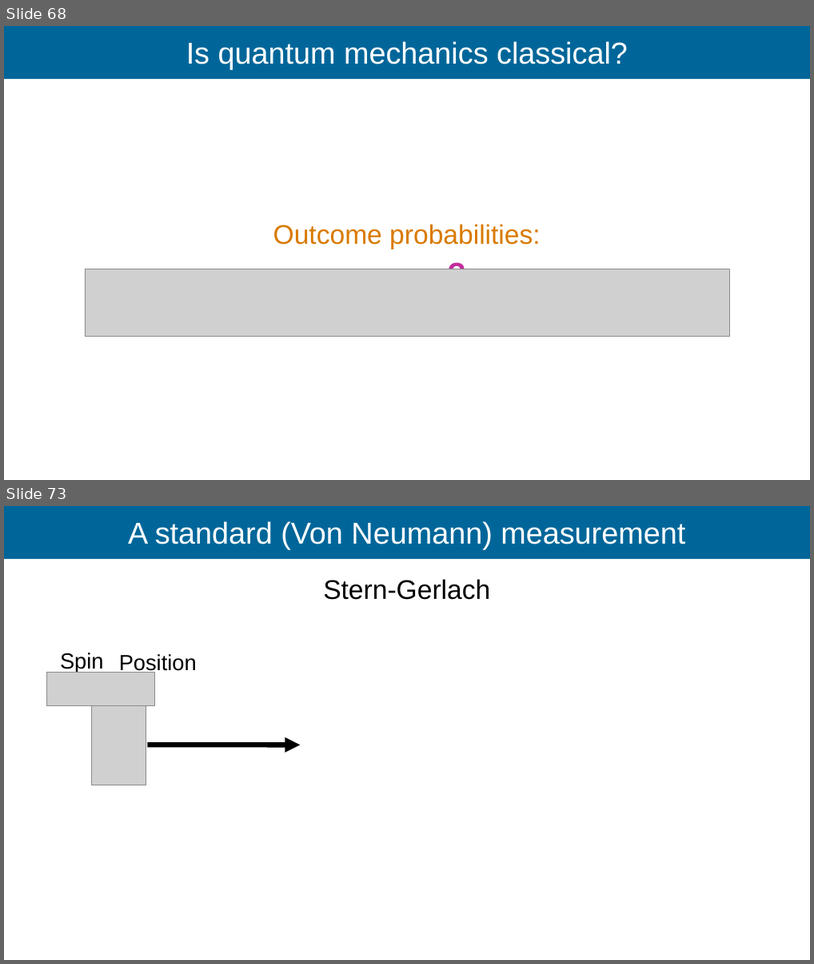
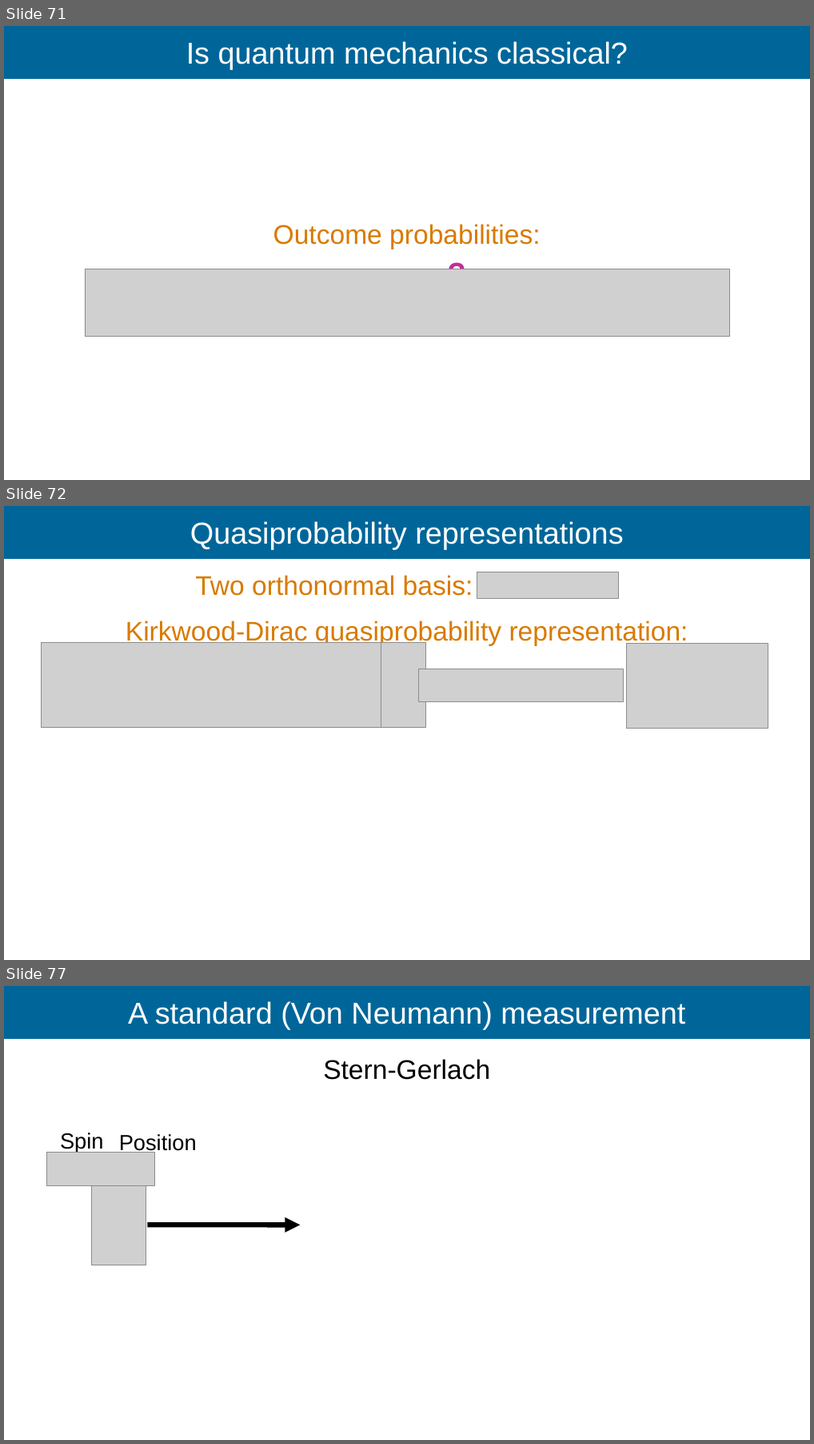
Before and after one commit to Ismaele-vincent/PhD, a slide deck: 2026/Talks/ILL Seminar/ILL seminar 2026 ver3.odp. Shown one above the other, each under a label of ours: slides 68 and 73 before the commit, slides 71, 72 and 77 after it; the slides between them are not shown. The pictures are 814x964 and 814x1444 pixels, drawn with LibreOffice and Linux fonts; fonts in the diff are those of the drawing; grey boxes stand for pictures; background and template pictures are left out. Boxes give left, top, right and bottom in pixels: in the first picture for what was removed or moved away, otherwise in the second. Text is boxed around its words. In the diff, an @@ line names an element or a change of style, - is before the commit and + after.

```diff
--- a/2026/Talks/ILL Seminar/ILL seminar 2026 ver3.odp
+++ b/2026/Talks/ILL Seminar/ILL seminar 2026 ver3.odp
@@ slide 72 added at (x1=4, y1=506, x2=810, y2=960), background #FFFFFF; not listed: 1 template element that a slide beside it also shows @@
@@ title added at (x1=190, y1=521, x2=623, y2=550), 36 pt, text #FFFFFF @@
+Quasiprobability representations
@@ text added at (x1=195, y1=575, x2=474, y2=596), 32 pt, text #D97A00 @@
+Two orthonormal basis:
@@ picture added at (x1=478, y1=572, x2=618, y2=599) @@
@@ text added at (x1=126, y1=620, x2=689, y2=645), 32 pt, text #D97A00 @@
+Kirkwood-Dirac quasiprobability representation:
@@ picture added at (x1=41, y1=643, x2=381, y2=728) @@
@@ picture added at (x1=381, y1=643, x2=426, y2=728) @@
@@ picture added at (x1=626, y1=644, x2=768, y2=728) @@
@@ picture added at (x1=418, y1=668, x2=623, y2=702) @@
@@ what was slide 68 is now slide 71 @@
@@ what was slide 73 is now slide 77 @@
```
Also in this commit, not shown: 8 slides changed, 11 other slides added, 12 slides removed, 2 other files.
